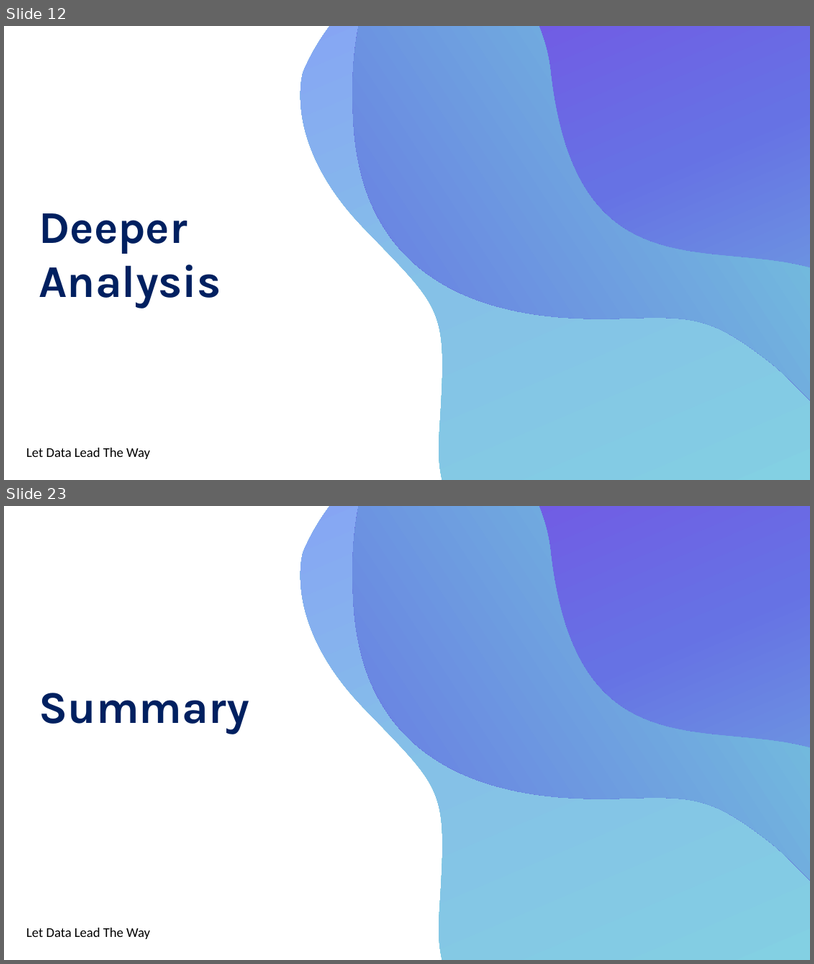
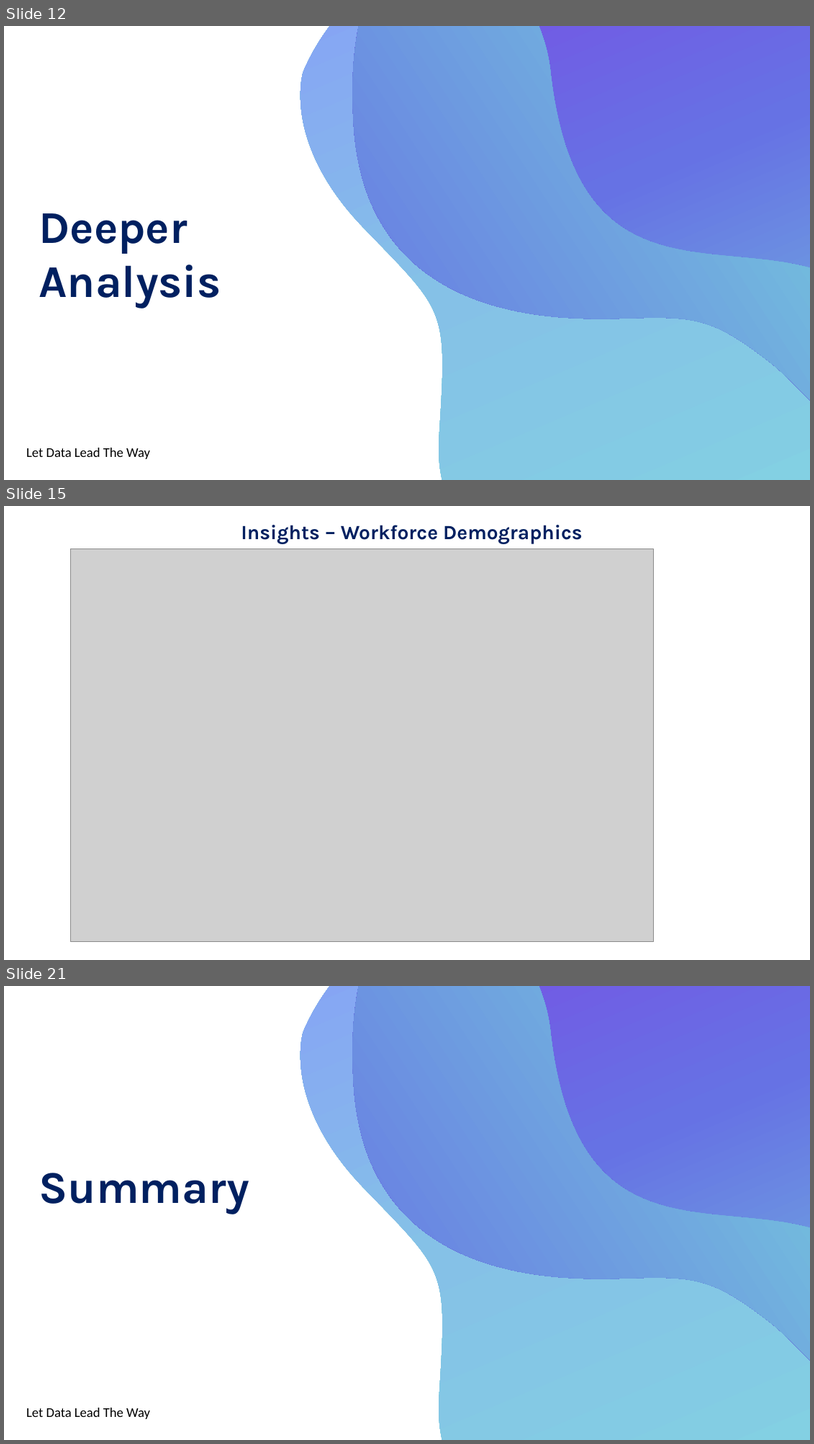
Before and after one commit to jeffleathMSDS/DDS_CaseStudy2, a slide deck: Target/DDSAnalytics_Fall2018.pptx. Shown one above the other, each under a label of ours: slides 12 and 23 before the commit, slides 12, 15 and 21 after it; the slides between them are not shown. The pictures are 814x964 and 814x1444 pixels, drawn with LibreOffice and Linux fonts; fonts in the diff are those of the drawing; grey boxes stand for pictures. Boxes give left, top, right and bottom in pixels: in the first picture for what was removed or moved away, otherwise in the second. Text is boxed around its words. In the diff, an @@ line names an element or a change of style, - is before the commit and + after.

```diff
--- a/Target/DDSAnalytics_Fall2018.pptx
+++ b/Target/DDSAnalytics_Fall2018.pptx
@@ slide 15 added at (4,506,810,960), background #FFFFFF @@
@@ text added at (241,525,582,544), 24 pt, text #002060, bold @@
+Insights – Workforce Demographics
@@ picture added at (70,549,653,941) @@
@@ what was slide 23 is now slide 21 @@
```
Also in this commit, not shown: 2 slides changed, 8 other slides added, 9 slides removed, 1 other file.
